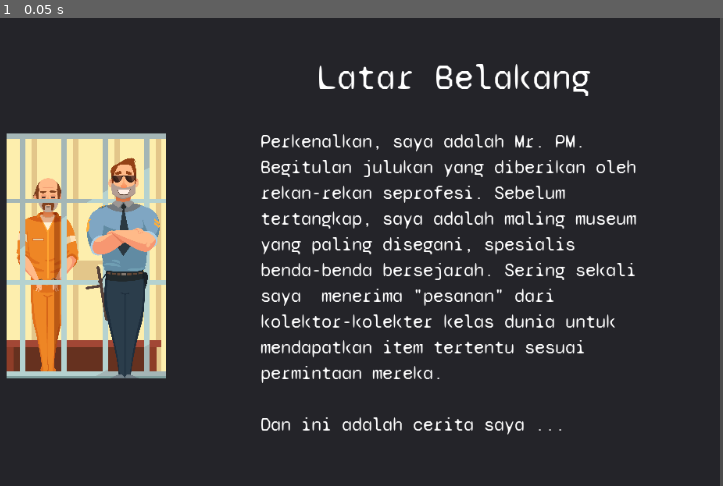
Above: before the commit, frame 1.
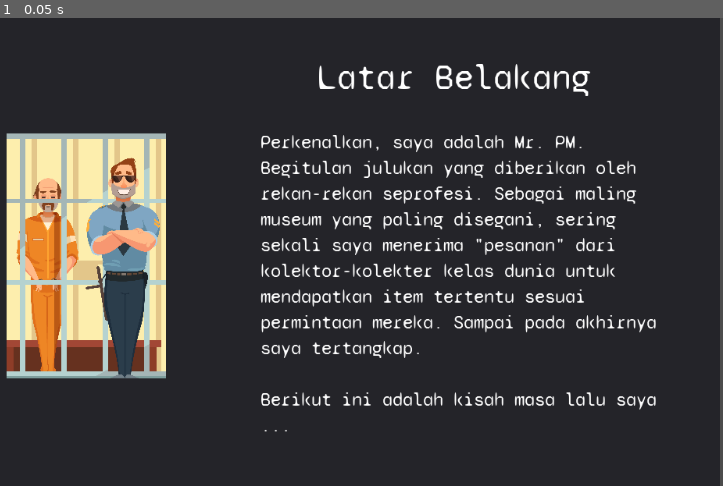
Above: after the commit, the same moment.

Repository: Langrisser001/Maling_GameJam
Game: Godot game, scene res://scenes/Story.tscn
Two runs of this game, one before a commit and one after it. Both use one fixed random seed, a clock stepped at 60 frames per second and the inputs below. This scene is started directly instead of the project's main scene.
Inputs:
- Up to frame 1 (0.05 s): no input

The runs differ from the first frame. In frame 1, 6.5% of the frame differs, in the area x 36-91%, y 24-90%.

Commit message:
Obj Screen WIP

Diff:
--- /dev/null
+++ b/scenes/ObjLvl03.tscn
@@ -0,0 +1,63 @@
+[gd_scene load_steps=3 format=2]
+
+[ext_resource path="res://Font/ObjectiveH1.tres" type="DynamicFont" id=1]
+[ext_resource path="res://textures/HelmetKavaleri.jpg" type="Texture" id=2]
+
+[node name="Lvl03" type="Node2D"]
+
+[node name="Panel" type="Panel" parent="."]
+margin_top = 4.0
+margin_right = 1020.0
+margin_bottom = 602.0
+__meta__ = {
+"_edit_use_anchors_": false
+}
+
+[node name="Label" type="Label" parent="Panel"]
+margin_left = 471.0
+margin_top = 62.0
+margin_right = 555.0
+margin_bottom = 95.0
+custom_fonts/font = ExtResource( 1 )
+text = "TARGET"
+
+[node name="TargetTittle" type="Label" parent="Panel"]
+margin_left = 381.0
+margin_top = 327.0
+margin_right = 675.0
+margin_bottom = 360.0
+custom_fonts/font = ExtResource( 1 )
+text = "Helm Kavaleri Ottoman"
+
+[node name="TextureRect" type="TextureRect" parent="Panel"]
+margin_left = 430.0
+margin_top = 121.0
+margin_right = 1611.0
+margin_bottom = 1302.0
+rect_scale = Vector2( 0.15, 0.15 )
+texture = ExtResource( 2 )
+
+[node name="LvlID" type="Label" parent="Panel"]
+margin_left = 31.0
+margin_top = 32.0
+margin_right = 77.0
+margin_bottom = 46.0
+text = "Level 3"
+
+[node name="Hint" type="Label" parent="Panel"]
+margin_left = 334.0
+margin_top = 497.0
+margin_right = 712.0
+margin_bottom = 528.0
+text = "Hint:
+-Satpam dengan seragam khusus dapat berjalan lebih cepat"
+
+[node name="TargetDesc" type="Label" parent="Panel"]
+margin_left = 318.0
+margin_top = 379.0
+margin_right = 805.0
+margin_bottom = 468.0
+text = "Klien saya yang satu ini adalah kolektor pedang. Beliau sangat tergila-gila dengan segala macam jenis pedang. Namun kali ini beliau ingin sebuah helm dari masa Kekaisaran Ottoman. Ingin memperluas wawasan kata beliau. Biar lebih open minded.
+
+Klien saya memang rata-rata agak aneh."
+autowrap = true
--- a/scenes/Objective.tscn
+++ b/scenes/Objective.tscn
@@ -19,11 +19,11 @@
 
 [node name="TargetTiitle" type="Label" parent="Panel"]
 margin_left = 201.0
-margin_top = 321.0
-margin_right = 887.0
-margin_bottom = 354.0
+margin_top = 322.0
+margin_right = 901.0
+margin_bottom = 355.0
 custom_fonts/font = ExtResource( 2 )
-text = "Charles Sayers Portrait of Boy with Fighting Cock"
+text = "Lukisan Boy with Fighting Cock oleh Charles Sayers"
 __meta__ = {
 "_edit_use_anchors_": false
 }
@@ -52,7 +52,7 @@
 margin_top = 458.0
 margin_right = 713.0
 margin_bottom = 531.0
-text = "HINT
+text = "HINT:
 
 -Gunakan tombol panah untuk bergerak.
 -Dekati artefak dan tekan tombol X untuk mangambil"
--- a/scenes/Story.tscn
+++ b/scenes/Story.tscn
@@ -24,14 +24,17 @@
 
 [node name="Content" type="Label" parent="Panel"]
 margin_left = 433.0
-margin_top = 143.0
+margin_top = 144.0
 margin_right = 945.0
-margin_bottom = 536.0
+margin_bottom = 537.0
 custom_fonts/font = ExtResource( 1 )
-text = "Perkenalkan, saya adalah Mr. PM. Begitulan julukan yang diberikan oleh rekan-rekan seprofesi. Sebelum tertangkap, saya adalah maling museum yang paling disegani, spesialis benda-benda bersejarah. Sering sekali saya  menerima \"pesanan\" dari kolektor-kolekter kelas dunia untuk mendapatkan item tertentu sesuai permintaan mereka.
+text = "Perkenalkan, saya adalah Mr. PM. Begitulan julukan yang diberikan oleh rekan-rekan seprofesi. Sebagai maling museum yang paling disegani, sering sekali saya menerima \"pesanan\" dari kolektor-kolekter kelas dunia untuk mendapatkan item tertentu sesuai permintaan mereka. Sampai pada akhirnya saya tertangkap.
 
-Dan ini adalah cerita saya ..."
+Berikut ini adalah kisah masa lalu saya ..."
 autowrap = true
+__meta__ = {
+"_edit_use_anchors_": false
+}
 
 [node name="TextureRect" type="TextureRect" parent="Panel"]
 margin_left = 108.0
Binary file added: textures/HelmetKavaleri.jpg
Not shown, added: textures/HelmetKavaleri.jpg.import
